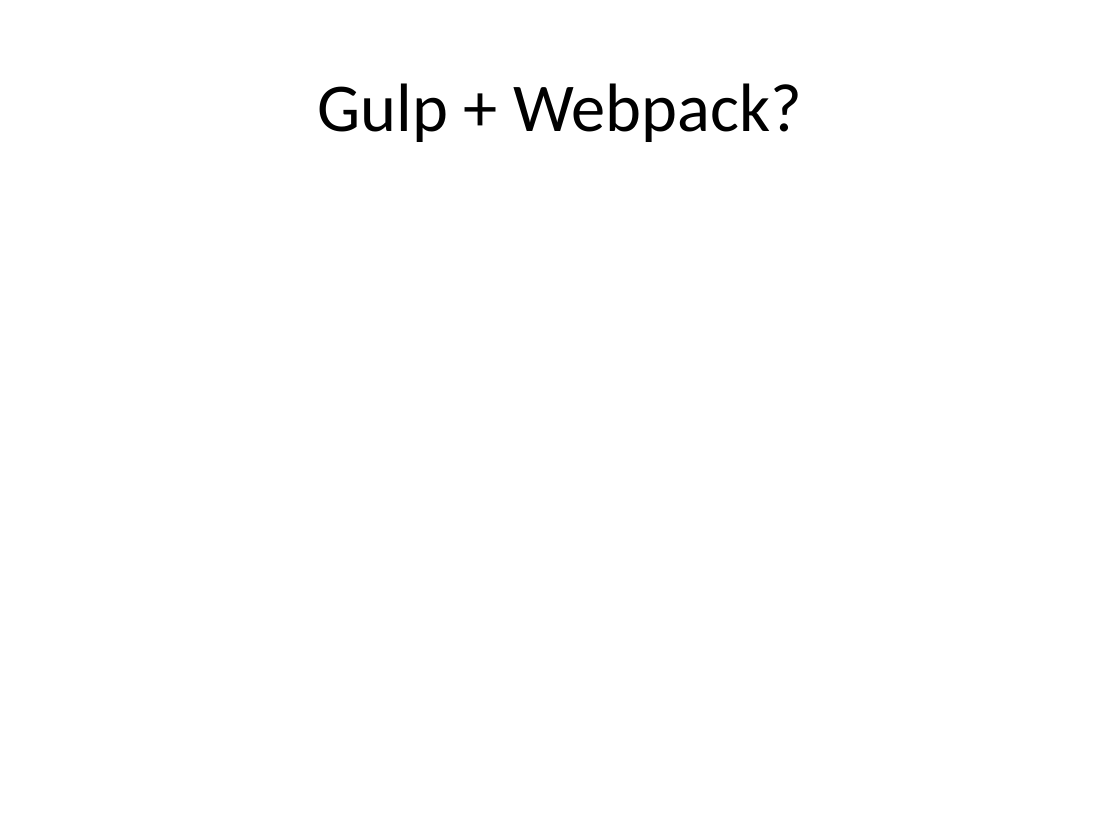
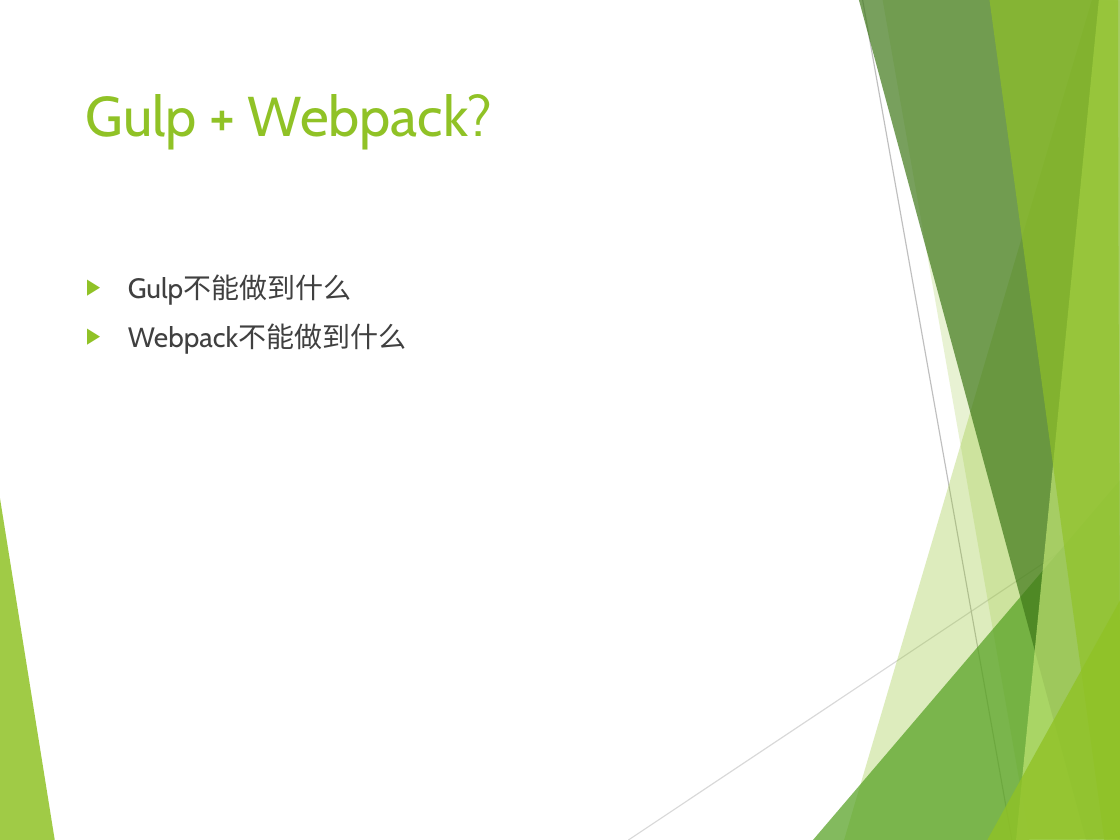
Before and after one commit to chuilee/gulp_webpack_demo, a slide deck: slide 7 of ppt/快速搭建Web服务器.pptx. Drawn at 1120x840 pixels with LibreOffice and Linux fonts; fonts in the diff are those of the drawing. Boxes give left, top, right and bottom in pixels: in the first picture for what was removed or moved away, otherwise in the second. Text is boxed around its words. In the diff, an @@ line names an element or a change of style, - is before the commit and + after.

```diff
--- a/ppt/快速搭建Web服务器.pptx
+++ b/ppt/快速搭建Web服务器.pptx
@@ title "Gulp + Webpack?" moved from (x1=317, y1=83, x2=802, y2=142) to (x1=86, y1=94, x2=492, y2=148) @@
@@ title "Gulp + Webpack?" at (x1=86, y1=94, x2=492, y2=148): size 44 to 36 pt, font Calibri to Cabin, text colour #000000 to #90C226; alignment centre to left; vertical alignment middle to top @@
@@ text added at (x1=128, y1=274, x2=406, y2=353), 18 pt, text #404040 @@
+▶ Gulp不能做到什么
+▶ Webpack不能做到什么
@@ group added at (x1=0, y1=0, x2=1120, y2=840): 8 freeform shapes, 2 lines @@
```
Also in this commit, not shown: 7 other slides changed, 6 other files.
